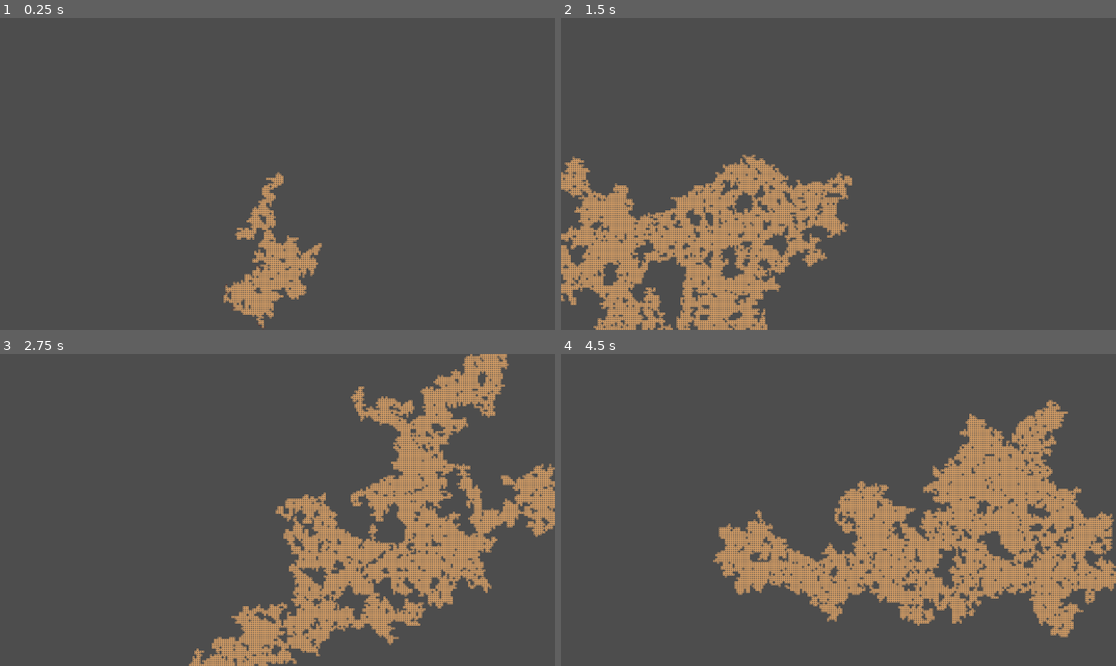
Above: before the commit, frames 1-4 (two rows, left to right).
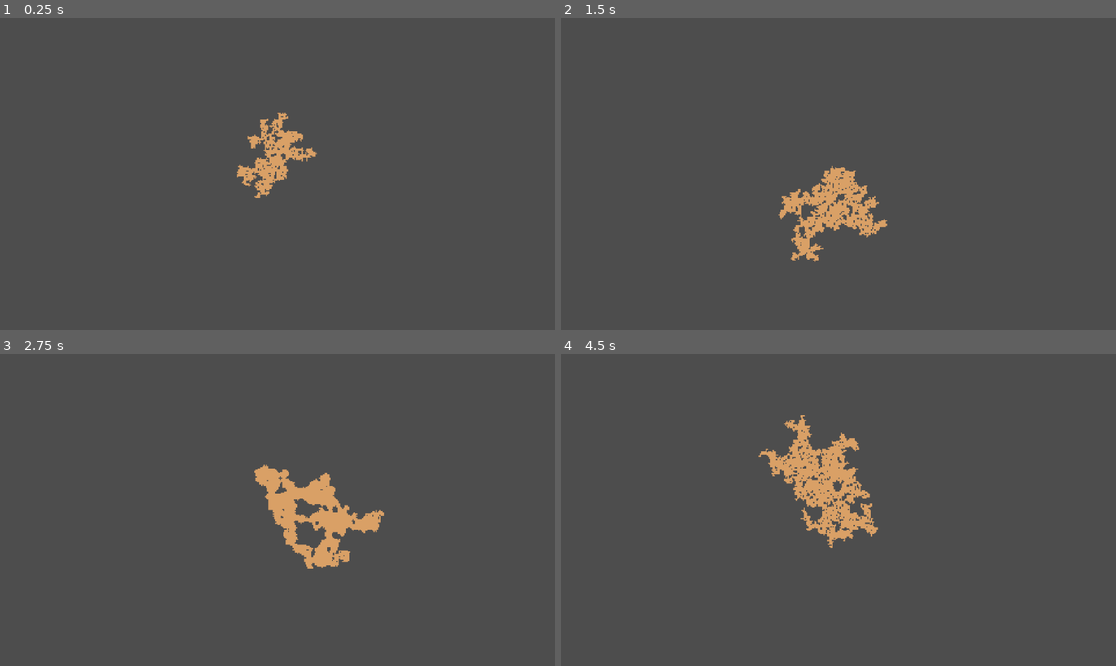
Above: after the commit, the same moments.

Repository: TreacherousDev/Treacherous
Game: Godot game, scene res://main/map_generator/map_generator.tscn
Same seed, same stepped clock (60 frames per second), same inputs: the game is played once before the commit and once after it.
Inputs (mouse positions are in pixels of both pictures, inside the frame that each line leads up to):
- Up to frame 1 (0.25 s): no input
- Up to frame 2 (1.5 s): tap Enter (ui_accept) at 0.5, 0.77 s; move the mouse to (960, 158) at 0.52 s; hold Up (ui_up) 0.53-1.28 s; click (960, 158) at 0.67 s; move the mouse to (727, 189) at 1.27 s
- Up to frame 3 (2.75 s): tap Enter (ui_accept) at 1.52 s; move the mouse to (333, 441) at 2.02 s; hold Up (ui_up) from 2.03 s (still down)
- Up to frame 4 (4.5 s): tap Enter (ui_accept) at 2.75, 3.02, 3.77 s; move the mouse to (810, 572) at 2.77 s; click (810, 572) at 2.92 s; move the mouse to (1005, 556) at 3.52 s; release Up (ui_up) at 3.53 s; move the mouse to (672, 463) at 4.27 s

The runs differ from the first frame. In frame 1, 3.9% of the frame differs, in the area x 40-59%, y 30-100%; in frame 2, 14%; in frame 3, 18%; in frame 4, 22%, in the area x 27-100%, y 14-91%.

Commit message:
for generating dynamic caves without a predefined bounding box

Diff:
--- /dev/null
+++ b/main/map_generator/cave_tileset.tres
@@ -0,0 +1,27 @@
+[gd_resource type="TileSet" load_steps=3 format=3 uid="uid://b25comeavgv0j"]
+
+[ext_resource type="Texture2D" uid="uid://du7itsv6m4op2" path="res://main/resources/map_tiles_plain.png" id="1_rev4q"]
+
+[sub_resource type="TileSetAtlasSource" id="TileSetAtlasSource_emgj2"]
+texture = ExtResource("1_rev4q")
+texture_region_size = Vector2i(80, 80)
+0:0/0 = 0
+15:0/0 = 0
+1:0/0 = 0
+2:0/0 = 0
+4:0/0 = 0
+3:0/0 = 0
+5:0/0 = 0
+6:0/0 = 0
+7:0/0 = 0
+8:0/0 = 0
+9:0/0 = 0
+10:0/0 = 0
+11:0/0 = 0
+12:0/0 = 0
+13:0/0 = 0
+14:0/0 = 0
+
+[resource]
+tile_size = Vector2i(80, 80)
+sources/0 = SubResource("TileSetAtlasSource_emgj2")
--- a/main/map_generator/draw_path.gd
+++ b/main/map_generator/draw_path.gd
@@ -1,4 +1,5 @@
 extends Node2D
+class_name TDDrawPath
 
 @export var icon: PackedScene
 func navigate_to_origin(location: Vector2i, cell_parent_position: Dictionary, tile_size: Vector2i):
--- a/main/map_generator/map_generator.gd
+++ b/main/map_generator/map_generator.gd
@@ -1,5 +1,6 @@
 extends TileMap
 
+class_name TDMapGenerator
 ##################################################################################
 # https://github.com/TreacherousDev/Cellular-Procedural-Generation-with-Tilemaps #
 ##################################################################################
@@ -44,7 +45,8 @@
 		get_tree().reload_current_scene()
 	if Input.is_key_pressed(KEY_ESCAPE):
 		get_tree().quit()
-
+	if Input.is_action_just_pressed("ui_up"):
+		find_outer_walls_from_filled_cells()
 ## Path marker sprite
 @export var draw_path: Node2D
 #Draws a path from mouse click to origin
@@ -285,10 +287,10 @@
 	####################################################################
 
 	# sample 1: prevents the map from branching more than 10 branching paths per iteration
-	if rooms_expected_next_iteration > sqrt(current_map_size)/2:
+	if rooms_expected_next_iteration > pow(current_map_size, 1/3) * 30:
 		force_spawn_closing_room(parent_direction, room_selection)
 	# sample 2: prevents the map from having less than 4 branching paths per iteration
-	if rooms_expected_next_iteration > 4:
+	if rooms_expected_next_iteration < 2:
 		delete_room_from_pool(parent_direction, room_selection)
 ################################################################################################
 
@@ -325,11 +327,11 @@
 ########################################
 
 enum expand_modes {MAX, MIN, RANDOM, CUSTOM}
-## How map expansion is handled when active cells run out [br]
-## Max: picks a room from the highest  depth [br]
-## Min: picks a room from the lowest  depth  [br]
-## Random: picks a room from a random  depth [br]
-## Custom: picks a room from a custom  depth [br]
+## How map expansion is handled when map generation halts prematurely [br]
+## Max: expand from highest depth [br]
+## Min: expand from lowest depth  [br]
+## Random: expand from a random depth  [br]
+## Custom: expand from a custom depth [br]
 @export var expand_mode := expand_modes.RANDOM
 
 ## list of rooms with only 1 opening direction
@@ -424,7 +426,7 @@
 func add_to_closing_rooms_and_check_expandability(room: Vector2i):
 	closing_rooms.append(room)
 	var opening_directions = get_wall_openings(room).size()
-	if opening_directions >= 2:
+	if opening_directions >= 1:
 		expandable_closing_rooms[room] = opening_directions
 		var depth = cell_depth[room]
 		if expandable_closing_rooms_by_depth.has(depth):
@@ -451,7 +453,7 @@
 #that are direct neighbors of recently to-be-added rooms
 func update_neighbor_closing_room(neighbor):
 	expandable_closing_rooms[neighbor] -= 1
-	if expandable_closing_rooms[neighbor] < 2:
+	if expandable_closing_rooms[neighbor] < 1:
 		set_closing_room_as_non_expandable(neighbor)
 
 #SET CLOSING ROOM AS NON EXPANDABLE
@@ -462,3 +464,57 @@
 	expandable_closing_rooms_by_depth[cell_depth[room]].erase(room)
 	if expandable_closing_rooms_by_depth[cell_depth[room]].is_empty():
 		expandable_closing_rooms_by_depth.erase(cell_depth[room])
+
+
+var outer_cells = []
+var moore_directions := [Vector2i(-1, -1), Vector2i(0, -1), Vector2i(1, -1), Vector2i(-1, 0), Vector2i(1, 0), Vector2i(-1, 1), Vector2i(0, 1), Vector2i(1, 1)]
+var vn_directions := [Vector2i(0, -1), Vector2i(-1, 0), Vector2i(1, 0), Vector2i(0, 1)]
+func find_outer_walls_from_filled_cells():
+	var filled_cells = get_used_cells(0)
+	for filled_cell in filled_cells:
+		if is_cell_an_outer_cell(filled_cell):
+			add_cell_and_its_moore_neighbors_to_outer_cells(filled_cell)
+	something()
+
+func add_cell_and_its_moore_neighbors_to_outer_cells(cell):
+	outer_cells.append(cell)
+	for direction in vn_directions:
+		var vn_neighbor = cell + direction
+		if !outer_cells.has(vn_neighbor):
+			outer_cells.append(vn_neighbor)
+
+func is_cell_an_outer_cell(cell: Vector2i) -> bool:
+	for direction in moore_directions:
+		var vn_neighbor = cell + direction
+		if get_cell_atlas_coords(0, vn_neighbor) == Vector2i(-1, -1):
+			return true
+	return false
+
+var marker = load("res://main/map_generator/path_marker.tscn")
+func something():
+	var fill_next = []
+	var remove_next = []
+	for cell in outer_cells:
+#		var new_icon = marker.instantiate()
+#		add_child(new_icon)
+#		new_icon.global_position = (cell * 80) + Vector2i(40, 40)
+#		set_cell(0, cell, 0, Vector2i(1, 0))
+		var neighbor_count = get_moore_neighbor_count_of_cell(cell)
+		if neighbor_count >= 4:
+			fill_next.append(cell)
+		else:
+			remove_next.append(cell)
+
+	for cell in fill_next:
+		set_cell(0, cell, 0, Vector2i(1, 0))
+
+	for cell in remove_next:
+		erase_cell(0, cell)
+
+func get_moore_neighbor_count_of_cell(cell) -> int:
+	var neighbor_count: int = 0
+	for direction in moore_directions:
+		var moore_neighbor = cell + direction
+		if get_cell_atlas_coords(0, moore_neighbor) != Vector2i(-1, -1):
+			neighbor_count += 1
+	return neighbor_count
--- a/main/map_generator/map_generator.tscn
+++ b/main/map_generator/map_generator.tscn
@@ -1,21 +1,21 @@
 [gd_scene load_steps=5 format=3 uid="uid://dyux2g53g0eoo"]
 
-[ext_resource type="TileSet" uid="uid://6qw2njg2vsa6" path="res://main/resources/map_generator.tres" id="1_j13j0"]
+[ext_resource type="TileSet" uid="uid://b25comeavgv0j" path="res://main/map_generator/cave_tileset.tres" id="1_8oxjl"]
 [ext_resource type="Script" path="res://main/map_generator/map_generator.gd" id="2_uhxcg"]
 [ext_resource type="Script" path="res://main/map_generator/draw_path.gd" id="3_lgdg0"]
 [ext_resource type="PackedScene" uid="uid://crfmts8vvxs4a" path="res://main/map_generator/path_marker.tscn" id="4_h5yif"]
 
 [node name="Tilemap" type="TileMap" node_paths=PackedStringArray("draw_path")]
-tile_set = ExtResource("1_j13j0")
+tile_set = ExtResource("1_8oxjl")
 cell_quadrant_size = 80
 format = 2
 script = ExtResource("2_uhxcg")
-map_size = 10000
+map_size = 20000
 draw_path = NodePath("DrawPath")
-batch_size = 10
+batch_size = 5
 
 [node name="Camera2D" type="Camera2D" parent="."]
-zoom = Vector2(0.05, 0.05)
+zoom = Vector2(0.03, 0.03)
 
 [node name="DrawPath" type="Node2D" parent="."]
 script = ExtResource("3_lgdg0")
--- a/main/map_generator/path_marker.tscn
+++ b/main/map_generator/path_marker.tscn
@@ -3,5 +3,5 @@
 [ext_resource type="Texture2D" uid="uid://dhu2qqms0ltfj" path="res://main/resources/Red_Square.svg.png" id="1_xtmch"]
 
 [node name="Icon" type="Sprite2D"]
-scale = Vector2(0.025, 0.025)
+scale = Vector2(0.03, 0.03)
 texture = ExtResource("1_xtmch")
Binary file added: main/resources/map_tiles_plain.png
Not shown, added: main/resources/map_tiles_plain.png.import
